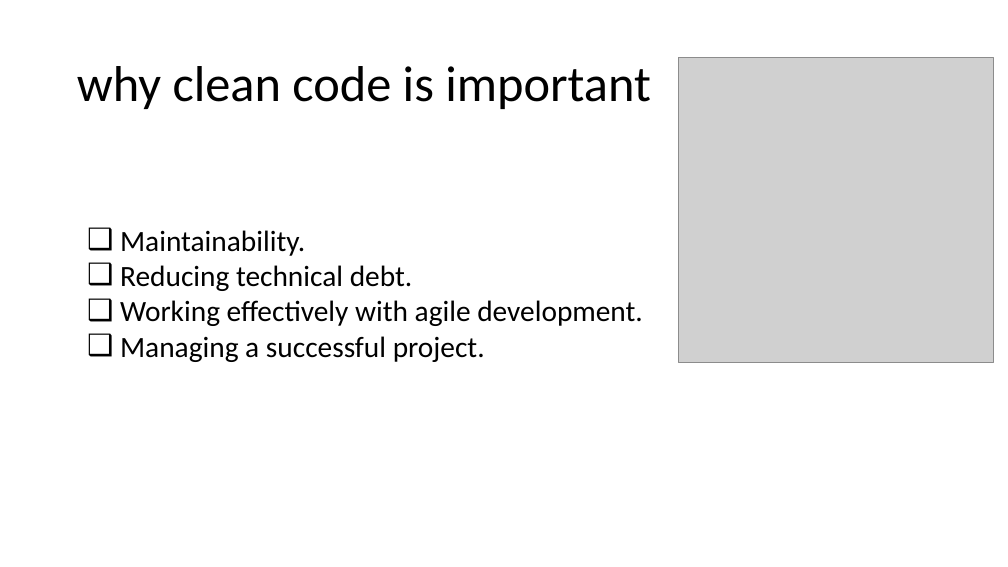
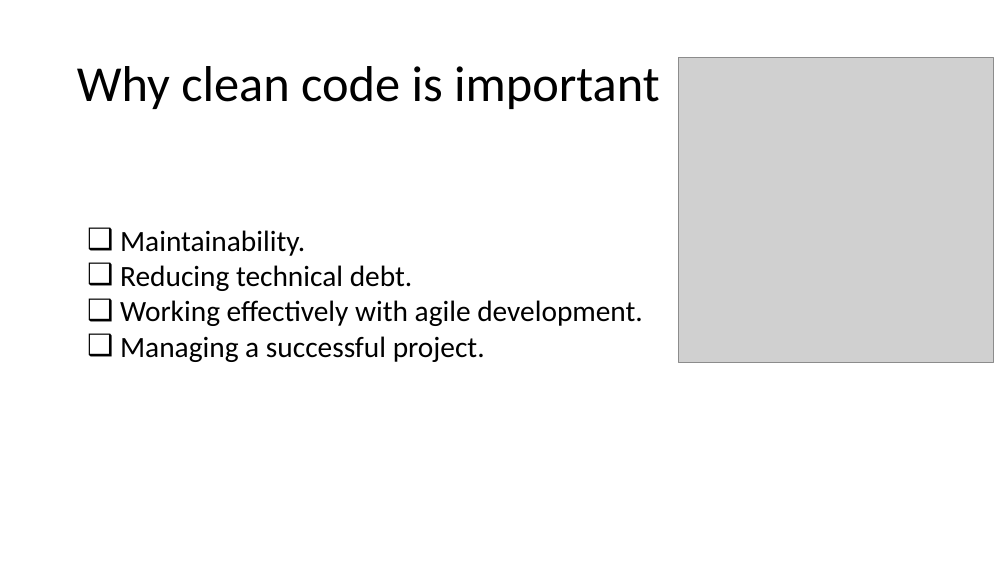
Before and after one commit to eng-aomar/python_refactoring, a slide deck: slide 7 of clean_code.pptx. Drawn at 1008x567 pixels with LibreOffice and Linux fonts; fonts in the diff are those of the drawing; grey boxes stand for pictures. Boxes give left, top, right and bottom in pixels: in the first picture for what was removed or moved away, otherwise in the second. Text is boxed around its words. In the diff, an @@ line names an element or a change of style, - is before the commit and + after.

```diff
--- a/clean_code.pptx
+++ b/clean_code.pptx
@@ title at [77,66,660,109]: text changed @@
-why clean code is important
+Why clean code is important
```
Also in this commit, not shown: 2 other slides changed.
